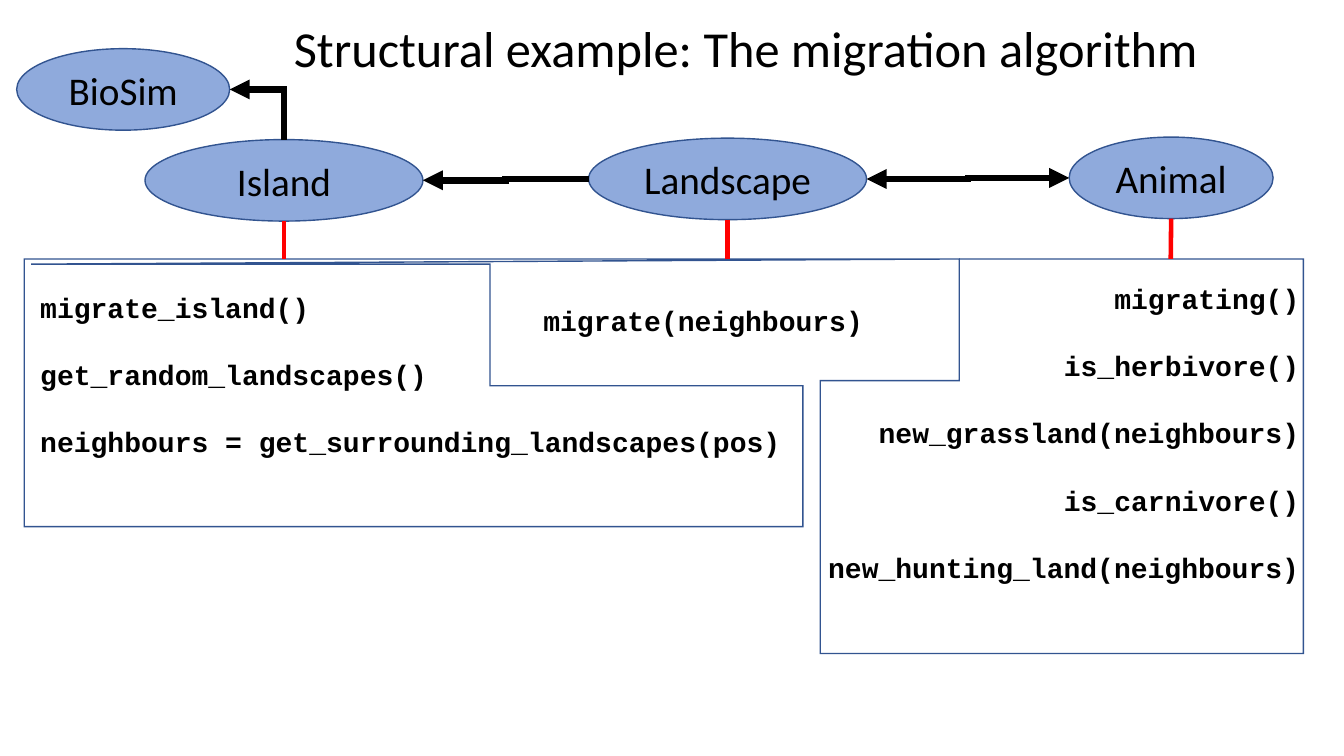
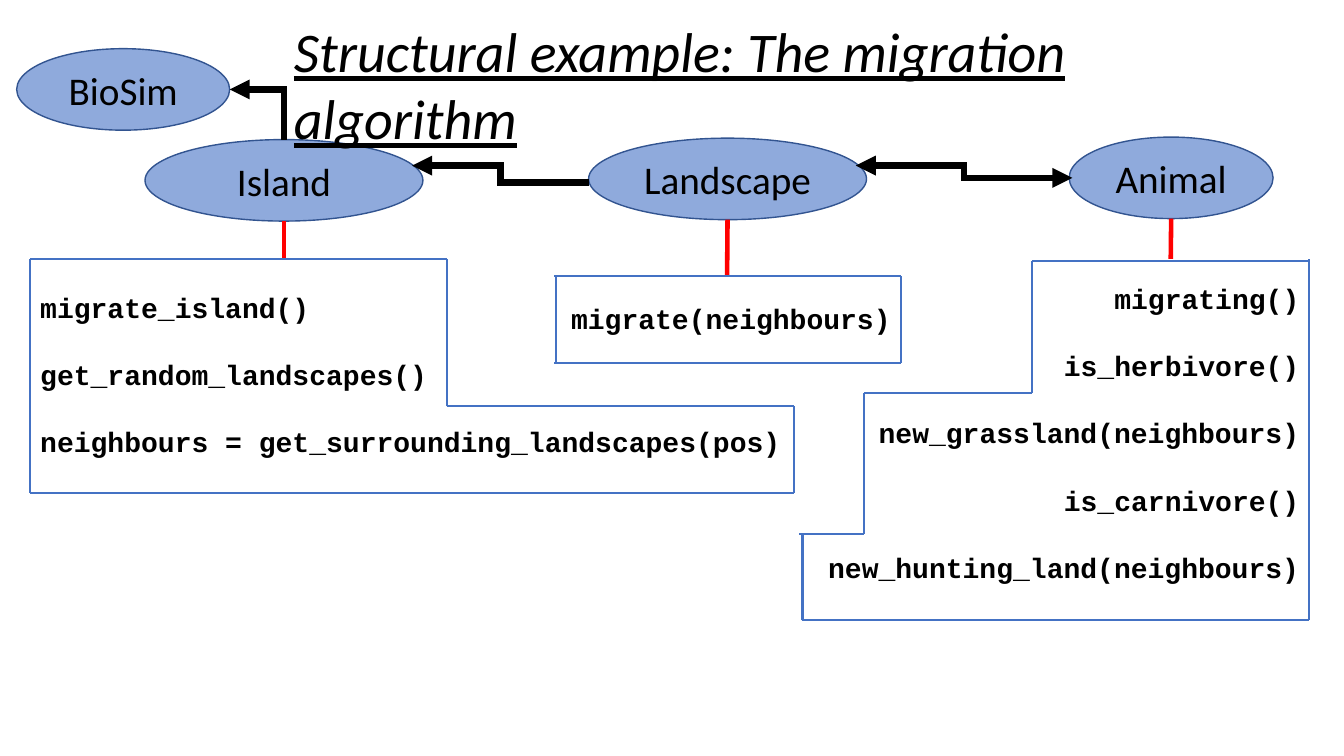
Before and after one commit to Sigvesor/ecosystem-model-rossumoya, a slide deck: slide 4 of biosim_project/presentation/Presentation1.pptx (slide 2 before the commit). Drawn at 1344x756 pixels with LibreOffice and Linux fonts; fonts in the diff are those of the drawing. Boxes give left, top, right and bottom in pixels: in the first picture for what was removed or moved away, otherwise in the second. Text is boxed around its words. In the diff, an @@ line names an element or a change of style, - is before the commit and + after.

Commit message:
add slides to presentation

```diff
--- a/biosim_project/presentation/Presentation1.pptx
+++ b/biosim_project/presentation/Presentation1.pptx
@@ text "Structural example: The migration algorithm" at <box>294,33,1065,153</box>: size 36 to 40 pt, italic on, underline on @@
@@ elbow arrow moved from (423, 180) - (589, 179) to (412, 165) - (589, 182) @@
@@ elbow double arrow moved from (1070, 177) - (867, 179) to (1073, 177) - (856, 165) @@
@@ line moved from (728, 220) - (728, 259) to (728, 220) - (727, 275) @@
@@ freeform shape removed at <box>24,259,1304,653</box> @@
@@ line added from (30, 259) to (30, 493), #4472C4 1.5 pt @@
@@ line added from (30, 259) to (448, 259), #4472C4 1.5 pt @@
@@ line added from (448, 406) to (448, 259), #4472C4 1.5 pt @@
@@ line added from (1032, 393) to (1032, 261), #4472C4 1.5 pt @@
@@ line added from (1310, 261) to (1032, 261), #4472C4 1.5 pt @@
@@ line added from (1310, 620) to (1310, 259), #4472C4 1.5 pt @@
@@ line added from (901, 276) to (555, 276), #4472C4 1.5 pt @@
@@ line added from (556, 363) to (556, 276), #4472C4 1.5 pt @@
@@ text "migrate(neighbours)": place and size @@
-text "migrate(neighbours)" at <box>543,312,863,337</box>
+text "migrate(neighbours)" at <box>571,309,891,335</box>
@@ line added from (901, 363) to (901, 276), #4472C4 1.5 pt @@
@@ line added from (901, 363) to (555, 363), #4472C4 1.5 pt @@
@@ line added from (795, 406) to (448, 406), #4472C4 1.5 pt @@
@@ line added from (795, 493) to (795, 406), #4472C4 1.5 pt @@
@@ line added from (864, 534) to (864, 393), #4472C4 1.5 pt @@
@@ line added from (1032, 393) to (864, 393), #4472C4 1.5 pt @@
@@ line added from (30, 493) to (795, 493), #4472C4 1.5 pt @@
@@ line added from (864, 534) to (800, 534), #4472C4 1.5 pt @@
@@ line added from (803, 620) to (803, 534), #4472C4 1.5 pt @@
@@ line added from (803, 620) to (1310, 620), #4472C4 1.5 pt @@
```
Also in this commit, not shown: 3 other slides changed, 2 slides added.
